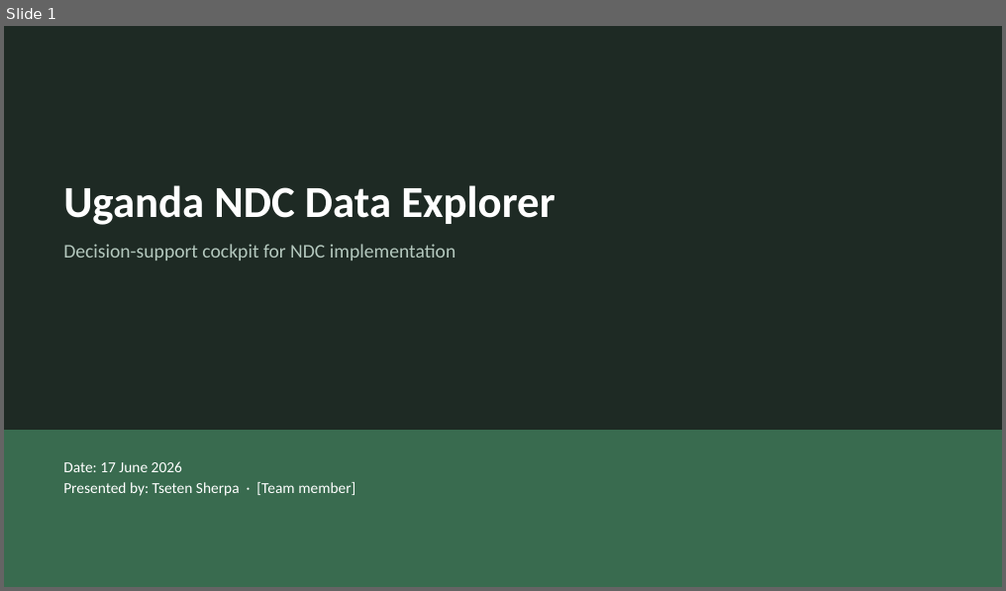
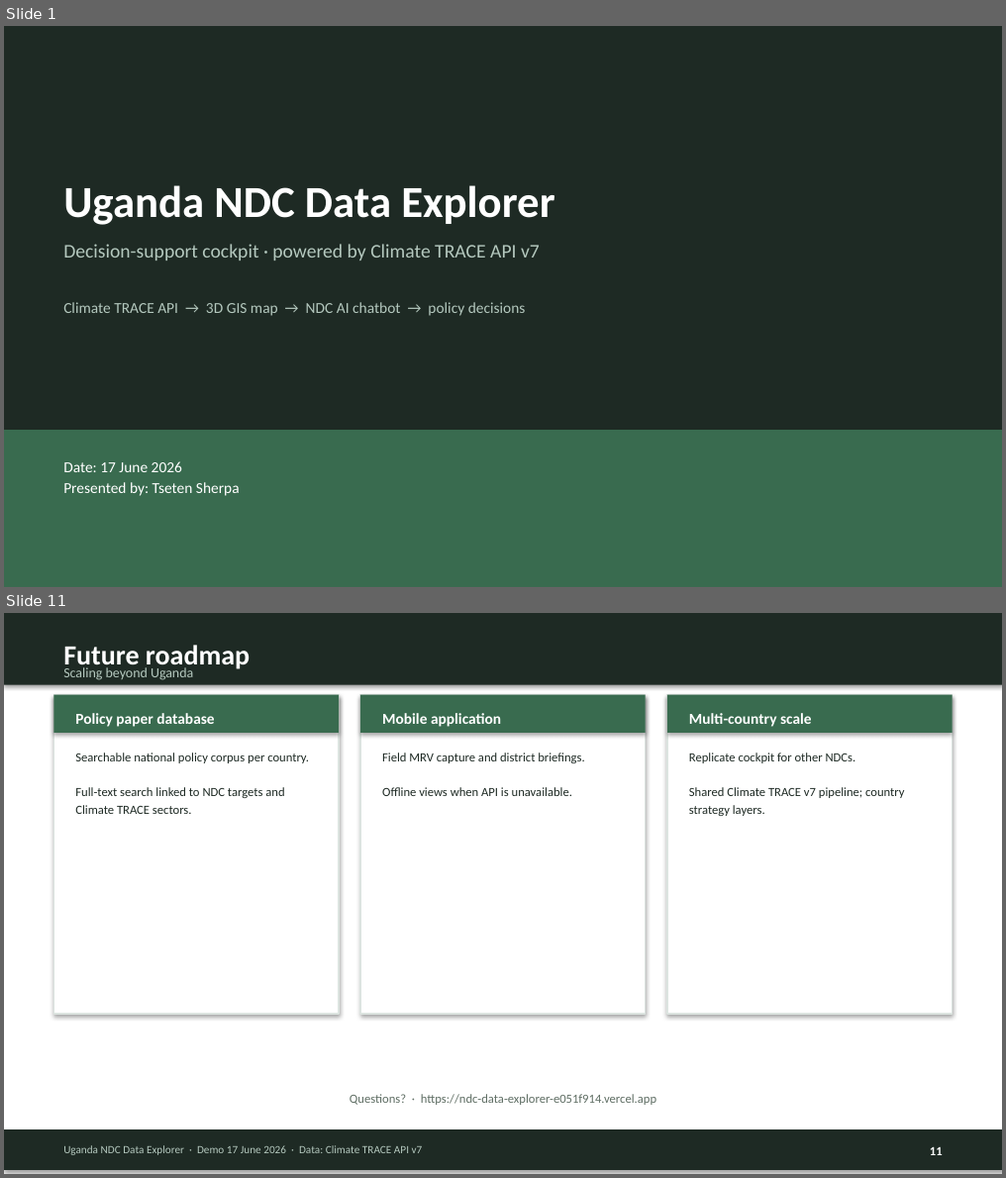
Before and after one commit to tseten14/NDC-Dashboard, a slide deck: docs/Uganda-NDC-Data-Explorer-Demo-June-17-2026.pptx. Shown one above the other, each under a label of ours: slide 1 before the commit, slides 1 and 11 after it; the slides between them are not shown. The pictures are 1006x591 and 1006x1178 pixels, drawn with LibreOffice and Linux fonts; fonts in the diff are those of the drawing. Boxes give left, top, right and bottom in pixels: in the first picture for what was removed or moved away, otherwise in the second. Text is boxed around its words. In the diff, an @@ line names an element or a change of style, - is before the commit and + after.

```diff
--- a/docs/Uganda-NDC-Data-Explorer-Demo-June-17-2026.pptx
+++ b/docs/Uganda-NDC-Data-Explorer-Demo-June-17-2026.pptx
@@ slide 11 added at (x1=4, y1=613, x2=1002, y2=1174), background #FFFFFF @@
@@ rectangle added at (x1=4, y1=613, x2=1002, y2=685), fill #1E2A24 @@
@@ text added at (x1=63, y1=645, x2=250, y2=670), 20 pt, text #FFFFFF, bold @@
+Future roadmap
@@ text added at (x1=63, y1=667, x2=193, y2=680), 10 pt, text #B4C8BE @@
+Scaling beyond Uganda
@@ rectangle added at (x1=54, y1=695, x2=339, y2=1014), fill #FFFFFF, outline #DCE4E0 1 pt @@
@@ rectangle added at (x1=54, y1=695, x2=339, y2=733), fill #396B4F @@
@@ rectangle added at (x1=360, y1=695, x2=645, y2=1014), fill #FFFFFF, outline #DCE4E0 1 pt @@
@@ rectangle added at (x1=360, y1=695, x2=645, y2=733), fill #396B4F @@
@@ rectangle added at (x1=667, y1=695, x2=952, y2=1014), fill #FFFFFF, outline #DCE4E0 1 pt @@
@@ rectangle added at (x1=667, y1=695, x2=952, y2=733), fill #396B4F @@
@@ text added at (x1=75, y1=713, x2=214, y2=727), 11 pt, text #FFFFFF, bold @@
+Policy paper database
@@ text added at (x1=382, y1=713, x2=501, y2=727), 11 pt, text #FFFFFF, bold @@
+Mobile application
@@ text added at (x1=689, y1=713, x2=812, y2=727), 11 pt, text #FFFFFF, bold @@
+Multi-country scale
@@ text added at (x1=75, y1=753, x2=309, y2=814), 9 pt, text #1E2A24 @@
+Searchable national policy corpus per country.
+Full-text search linked to NDC targets and Climate TRACE sectors.
@@ text added at (x1=382, y1=753, x2=584, y2=796), 9 pt, text #1E2A24 @@
+Field MRV capture and district briefings.
+Offline views when API is unavailable.
@@ text added at (x1=689, y1=753, x2=904, y2=816), 9 pt, text #1E2A24 @@
+Replicate cockpit for other NDCs.
+Shared Climate TRACE v7 pipeline; country strategy layers.
@@ text added at (x1=350, y1=1094, x2=656, y2=1105), 9 pt, text #5F6E64 @@
+Questions? · https://ndc-data-explorer-e051f914.vercel.app
@@ rectangle added at (x1=4, y1=1130, x2=1002, y2=1170), fill #1E2A24 @@
@@ text added at (x1=63, y1=1146, x2=423, y2=1156), 8 pt, text #B4C8BE @@
+Uganda NDC Data Explorer · Demo 17 June 2026 · Data: Climate TRACE API v7
@@ text added at (x1=930, y1=1147, x2=943, y2=1156), 9 pt, text #FFFFFF, bold @@
+11
@@ slide 1 changed as well @@
@@ text at (x1=63, y1=244, x2=540, y2=261): text changed @@
-Decision-support cockpit for NDC implementation
+Decision-support cockpit · powered by Climate TRACE API v7
@@ text added at (x1=63, y1=302, x2=526, y2=316), 11 pt, text #B4C8BE @@
+Climate TRACE API → 3D GIS map → NDC AI chatbot → policy decisions
@@ text at (x1=63, y1=462, x2=240, y2=496): text changed @@
-Date: 17 June 2026
-Presented by: Tseten Sherpa · [Team member]
+Date: 17 June 2026
+Presented by: Tseten Sherpa
```
Also in this commit, not shown: 2 other slides changed, 7 other slides added, 11 slides removed, 49 other files.
